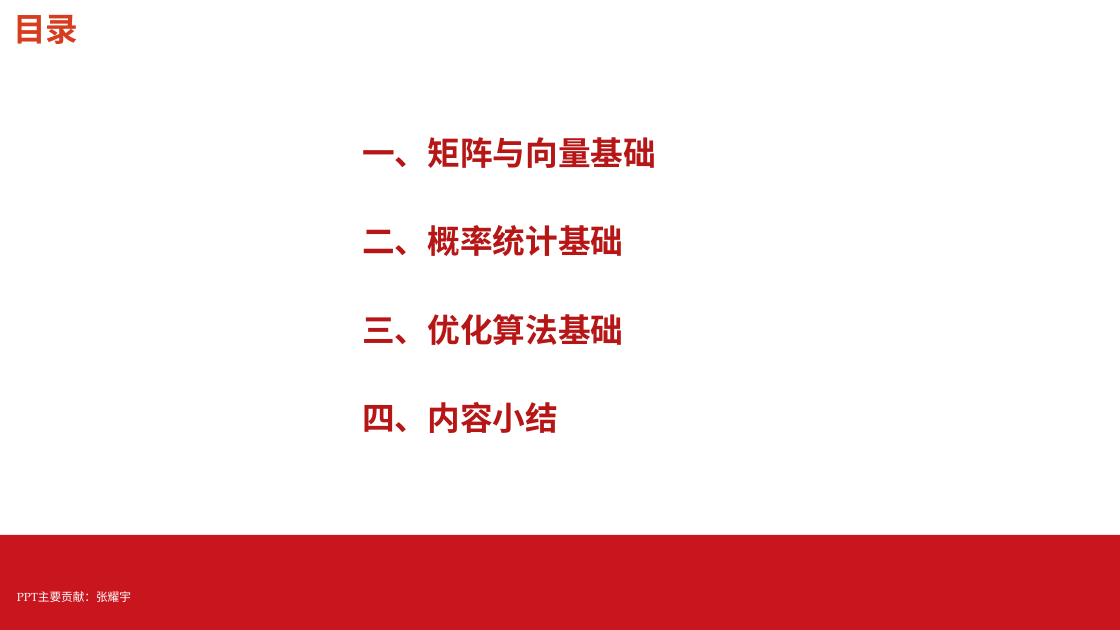
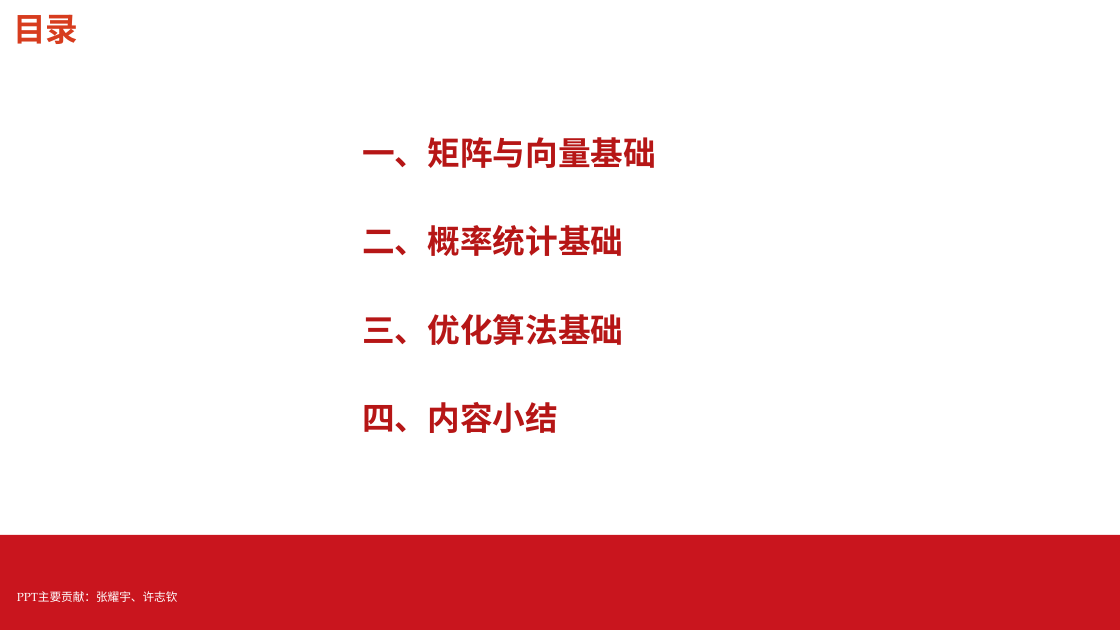
Before and after one commit to AI-Basic-Education/SJTU-Undergraduate-AI-basis, a slide deck: slide 2 of PPT/第3-4节-AI数学基础.pptx. Drawn at 1120x630 pixels with LibreOffice and Linux fonts; fonts in the diff are those of the drawing; background and template pictures are left out. Boxes give left, top, right and bottom in pixels: in the first picture for what was removed or moved away, otherwise in the second. Text is boxed around its words. In the diff, an @@ line names an element or a change of style, - is before the commit and + after.

```diff
--- a/PPT/第3-4节-AI数学基础.pptx
+++ b/PPT/第3-4节-AI数学基础.pptx
@@ text at (17, 591, 178, 602): text changed @@
-PPT主要贡献：张耀宇
+PPT主要贡献：张耀宇、许志钦
```
Also in this commit, not shown: 7 other slides changed, 17 slides added, 16 other files.
